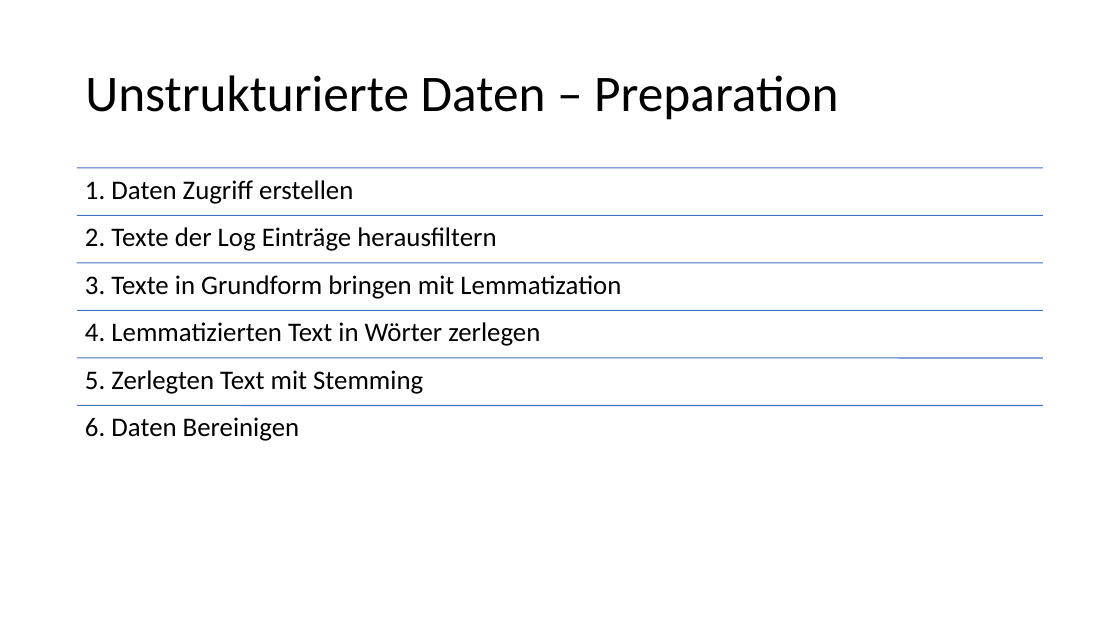
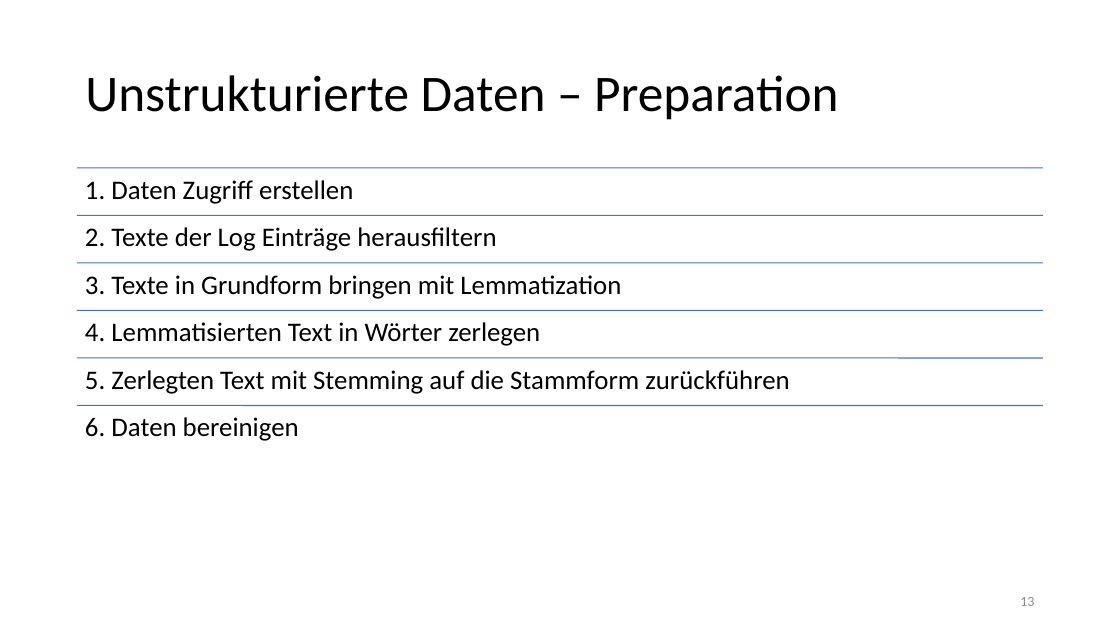
Before and after one commit to Flitschi7/big-data-management, a slide deck: slide 13 of Organisational/Dokumentation HHZ Rocket Project.pptx (slide 12 before the commit). Drawn at 1120x630 pixels with LibreOffice and Linux fonts; fonts in the diff are those of the drawing. Boxes give left, top, right and bottom in pixels: in the first picture for what was removed or moved away, otherwise in the second. Text is boxed around its words. In the diff, an @@ line names an element or a change of style, - is before the commit and + after.

```diff
--- a/Organisational/Dokumentation HHZ Rocket Project.pptx
+++ b/Organisational/Dokumentation HHZ Rocket Project.pptx
@@ text at [85, 322, 540, 346]: text changed @@
-4. Lemmatizierten Text in Wörter zerlegen
+4. Lemmatisierten Text in Wörter zerlegen
@@ text at [85, 370, 789, 394]: text changed @@
-5. Zerlegten Text mit Stemming
+5. Zerlegten Text mit Stemming auf die Stammform zurückführen
@@ text at [85, 417, 299, 441]: text changed @@
-6. Daten Bereinigen
+6. Daten bereinigen
@@ page number added at [1020, 597, 1034, 606], 12 pt, text #8C8C8C @@
+13
```
Also in this commit, not shown: 25 other slides changed, 5 slides added, 2 slides removed.
